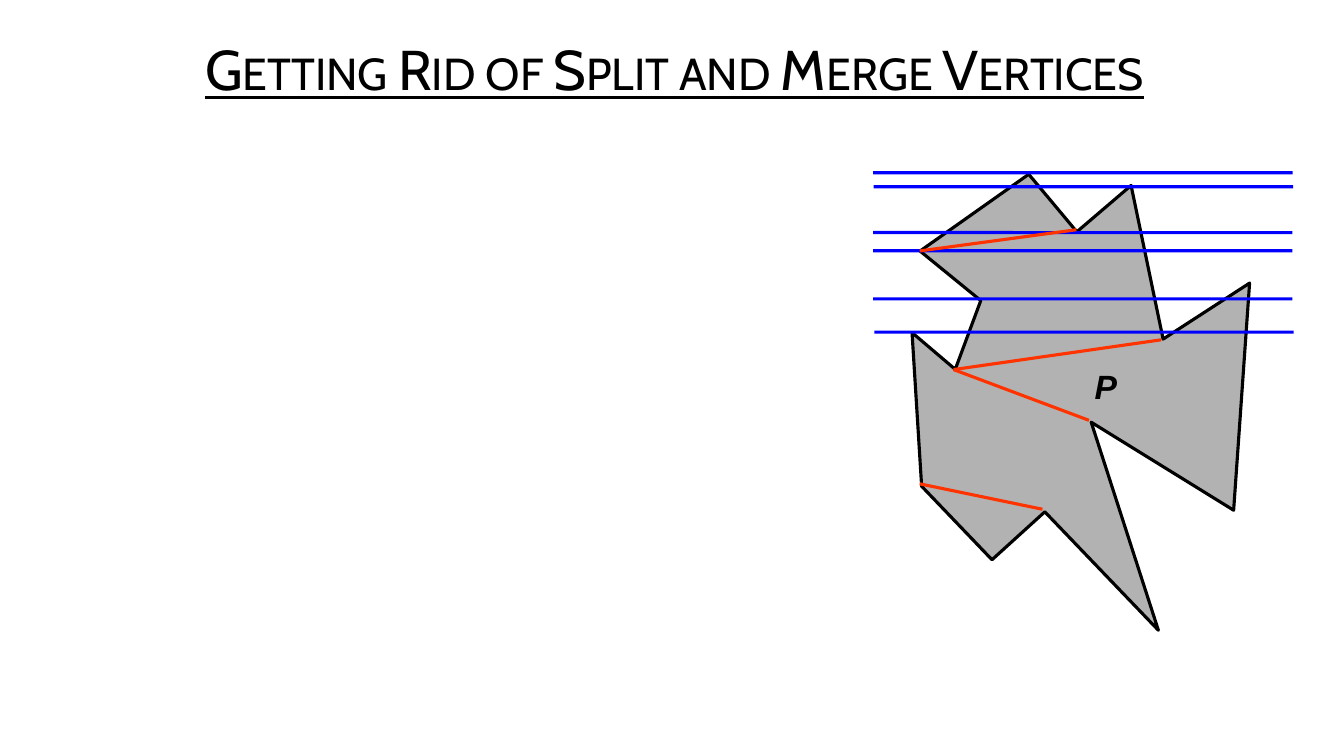
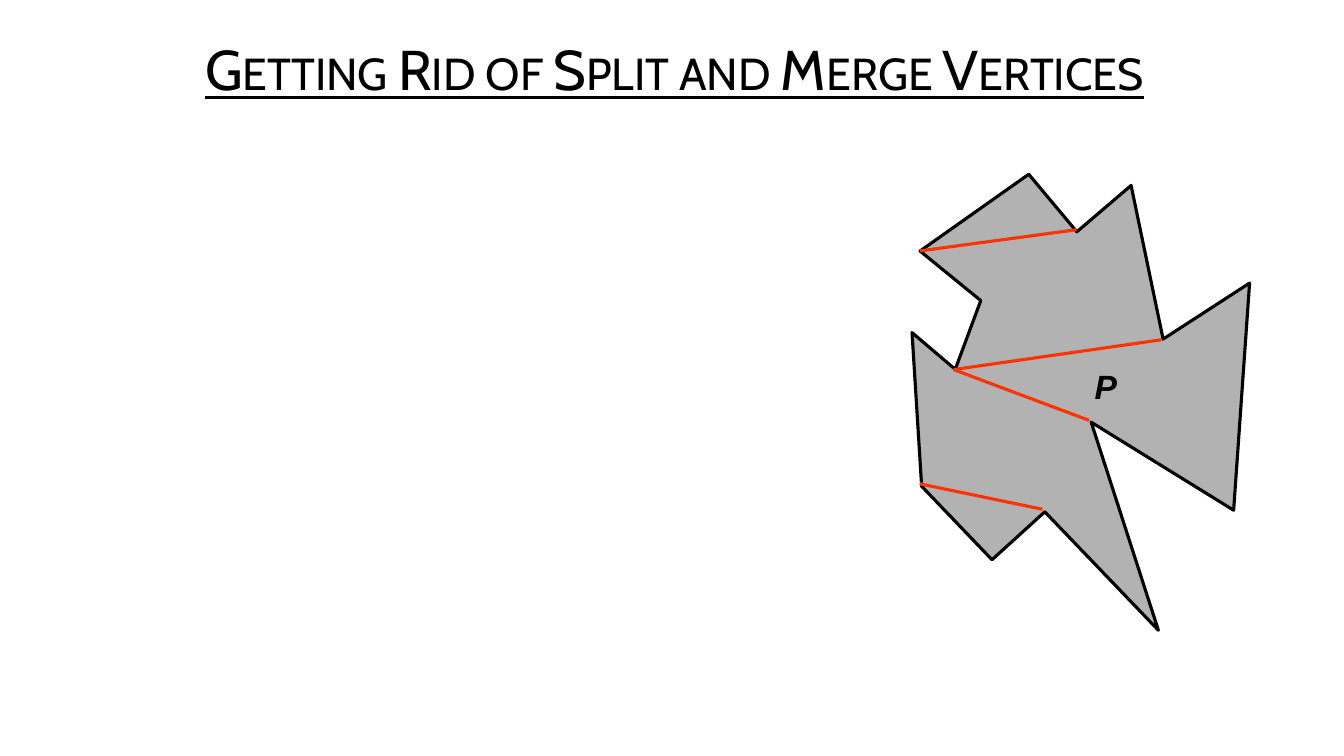
Before and after one commit to USFDataVisualization/Computational-Geometry-Lecture, a slide deck: slide 28 of L07-polygon_partitioning.pptx (slide 26 before the commit). Drawn at 1344x756 pixels with LibreOffice and Linux fonts; fonts in the diff are those of the drawing; grey boxes stand for pictures; background and template pictures are left out. Boxes give left, top, right and bottom in pixels: in the first picture for what was removed or moved away, otherwise in the second. Text is boxed around its words. In the diff, an @@ line names an element or a change of style, - is before the commit and + after.

```diff
--- a/L07-polygon_partitioning.pptx
+++ b/L07-polygon_partitioning.pptx
@@ group removed at <box>873,172,1294,333</box>: 6 lines @@
```
Also in this commit, not shown: 5 other slides changed, 1 slide added, 1 slide removed, 9 other files.
